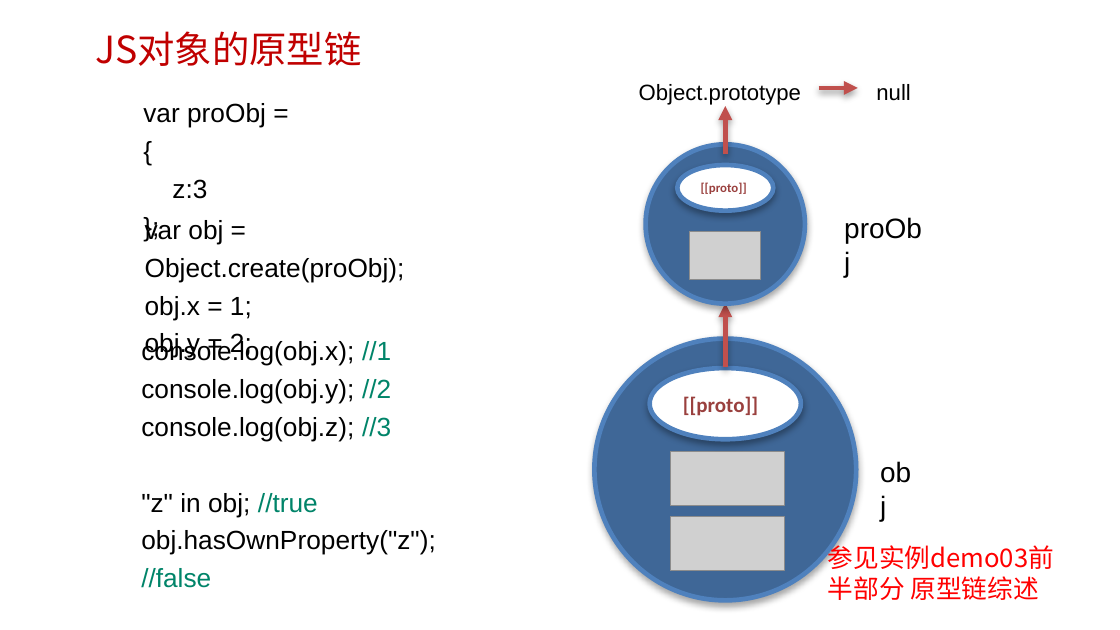
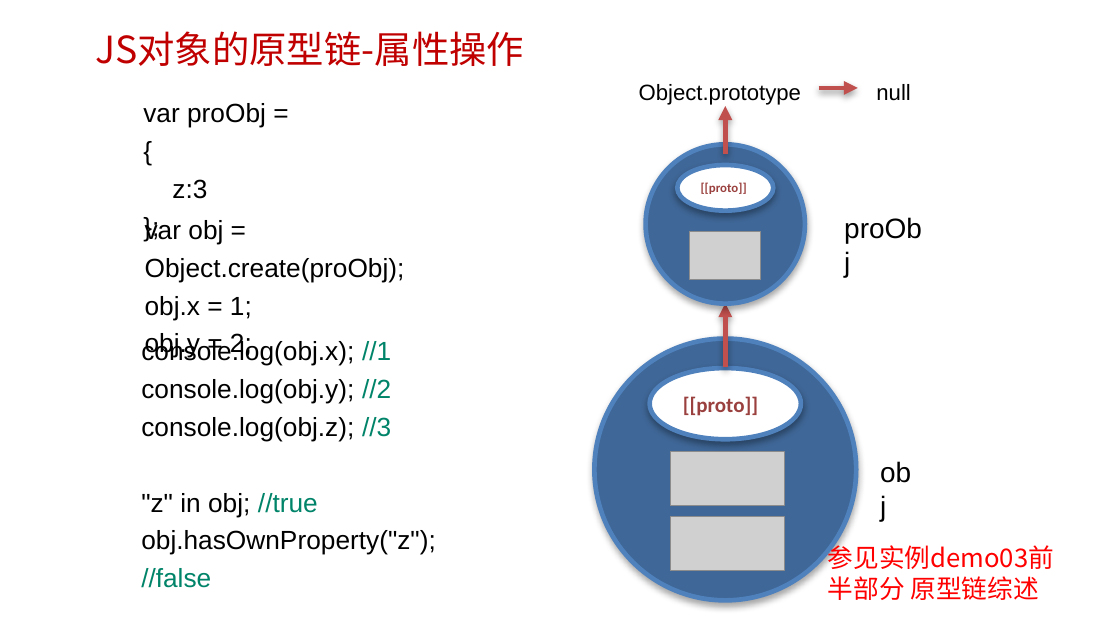
Before and after one commit to edu2act/course-javascript-advanced, a slide deck: slide 7 of 课程PPT/07.JavaScript面向对象编程 一（7、原型继承）.pptx. Drawn at 1120x630 pixels with LibreOffice and Linux fonts; fonts in the diff are those of the drawing; grey boxes stand for pictures; background and template pictures are left out. Boxes give left, top, right and bottom in pixels: in the first picture for what was removed or moved away, otherwise in the second. Text is boxed around its words. In the diff, an @@ line names an element or a change of style, - is before the commit and + after.

```diff
--- a/课程PPT/07.JavaScript面向对象编程 一（7、原型继承）.pptx
+++ b/课程PPT/07.JavaScript面向对象编程 一（7、原型继承）.pptx
@@ text at [95,31,524,66]: text changed @@
-JS对象的原型链
+JS对象的原型链-属性操作
```
Also in this commit, not shown: 2 other slides changed, 3 other files.
